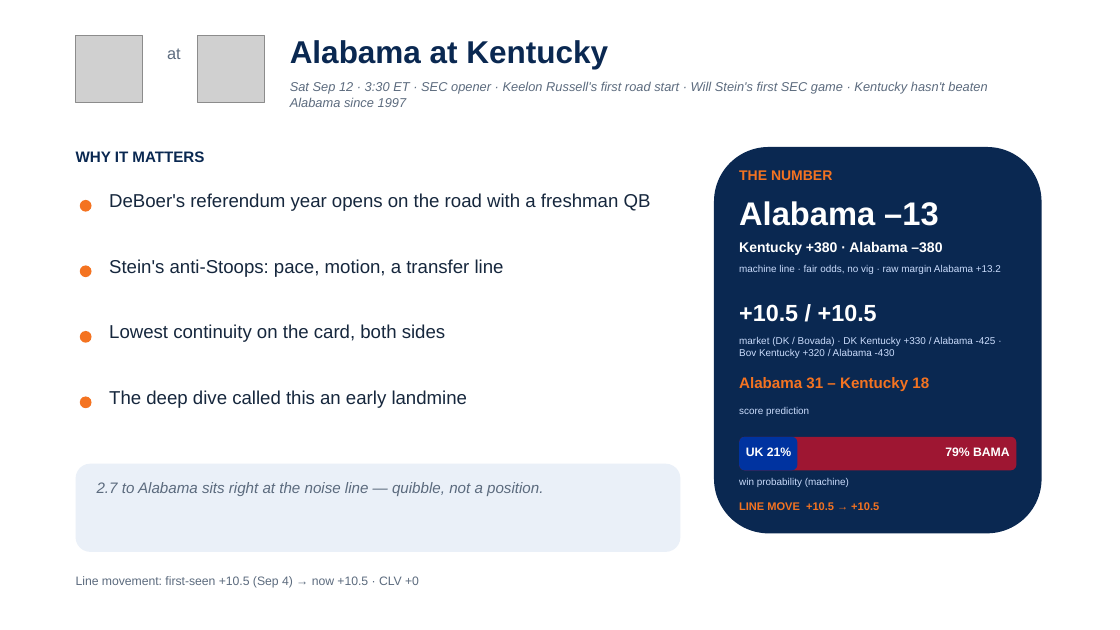
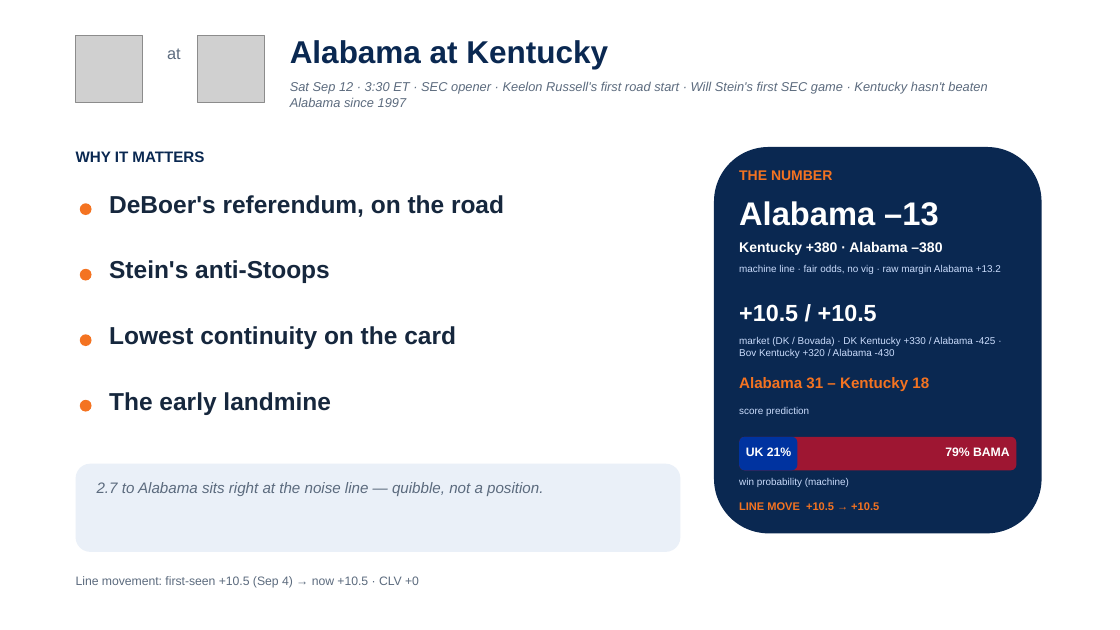
Before and after one commit to lucasalvarezflorida-lab/ncaa-fbs-analytics, a slide deck: slide 15 of decks/2026_Week2_Episode3.pptx. Drawn at 1120x630 pixels with LibreOffice and Linux fonts; fonts in the diff are those of the drawing; grey boxes stand for pictures. Boxes give left, top, right and bottom in pixels: in the first picture for what was removed or moved away, otherwise in the second. Text is boxed around its words. In the diff, an @@ line names an element or a change of style, - is before the commit and + after.

```diff
--- a/decks/2026_Week2_Episode3.pptx
+++ b/decks/2026_Week2_Episode3.pptx
@@ text at [109,195,504,217]: text changed; size 16 to 21 pt; bold on @@
-DeBoer's referendum year opens on the road with a freshman QB
+DeBoer's referendum, on the road
@@ ellipse: place and size @@
-ellipse at [80,266,92,277]
+ellipse at [80,269,92,281]
@@ text at [109,260,330,283]: text changed; size 16 to 21 pt; bold on @@
-Stein's anti-Stoops: pace, motion, a transfer line
+Stein's anti-Stoops
@@ text at [109,326,456,349]: text changed; size 16 to 21 pt; bold on @@
-Lowest continuity on the card, both sides
+Lowest continuity on the card
@@ ellipse: place and size @@
-ellipse at [80,397,92,408]
+ellipse at [80,400,92,412]
@@ text at [109,392,330,415]: text changed; size 16 to 21 pt; bold on @@
-The deep dive called this an early landmine
+The early landmine
```
Also in this commit, not shown: 4 other slides changed, 1 other file.
